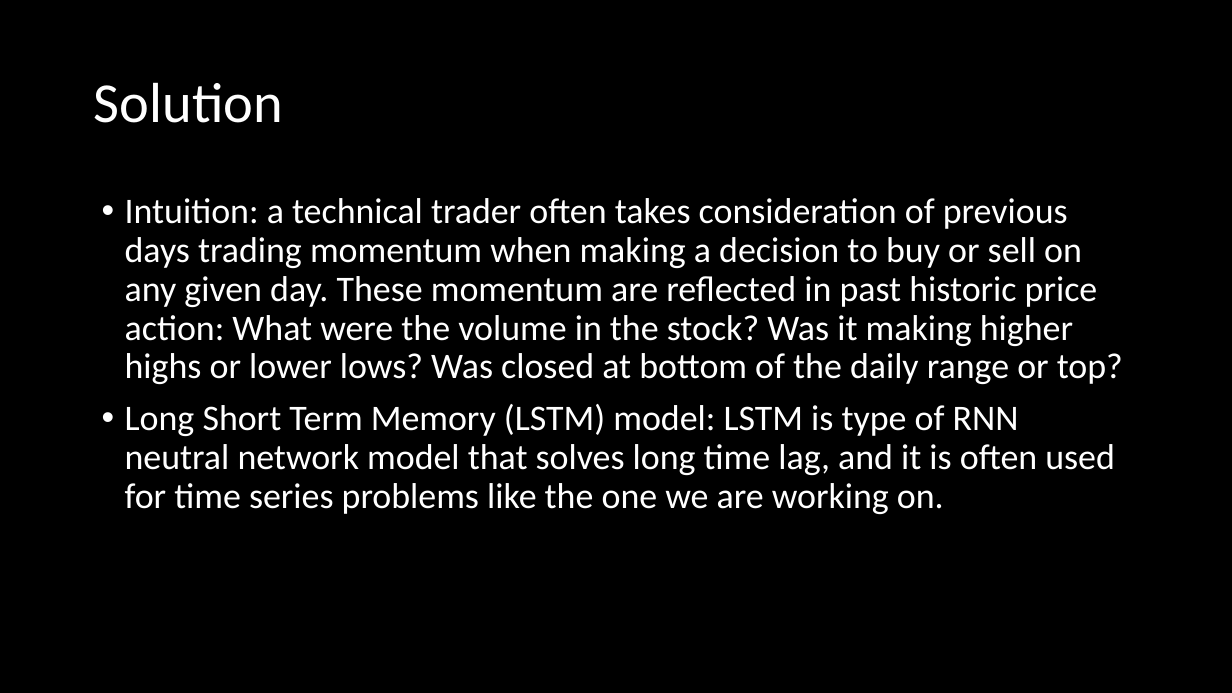
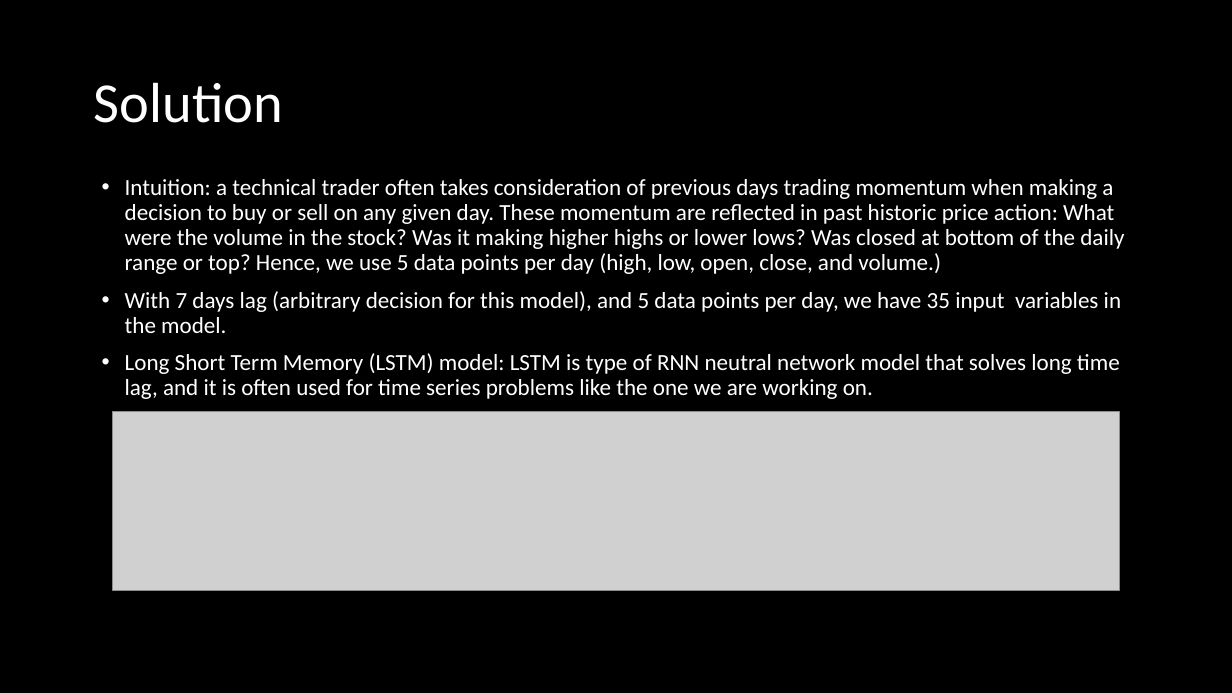
Before and after one commit to alexxlu/Project4, a slide deck: slide 4 of Stock Price prediction.pptx. Drawn at 1232x693 pixels with LibreOffice and Linux fonts; fonts in the diff are those of the drawing; grey boxes stand for pictures. Boxes give left, top, right and bottom in pixels: in the first picture for what was removed or moved away, otherwise in the second. Text is boxed around its words. In the diff, an @@ line names an element or a change of style, - is before the commit and + after.

```diff
--- a/Stock Price prediction.pptx
+++ b/Stock Price prediction.pptx
@@ text "Intuition: a technical trader often ..." moved from (x1=125, y1=198, x2=1123, y2=514) to (x1=125, y1=179, x2=1124, y2=399) @@
@@ text at (x1=125, y1=179, x2=1124, y2=333): text changed; size 28 to 18 pt @@
-• Intuition: a technical trader often takes consideration of previous days trading momentum when making a decision to buy or sell on any given day. These momentum are reflected in past historic price action: What were the volume in the stock? Was it making higher highs or lower lows? Was closed at bottom of the daily range or top?
+• Intuition: a technical trader often takes consideration of previous days trading momentum when making a decision to buy or sell on any given day. These momentum are reflected in past historic price action: What were the volume in the stock? Was it making higher highs or lower lows? Was closed at bottom of the daily range or top? Hence, we use 5 data points per day (high, low, open, close, and volume.)
+• With 7 days lag (arbitrary decision for this model), and 5 data points per day, we have 35 input variables in the model.
@@ text at (x1=125, y1=353, x2=1120, y2=399): size 28 to 18 pt in "Long Short Term Memory (LSTM) model: LSTM ..." @@
@@ picture added at (x1=113, y1=411, x2=1119, y2=591) @@
```
Also in this commit, not shown: 5 other slides changed, 1 slide added, 4 other files.
